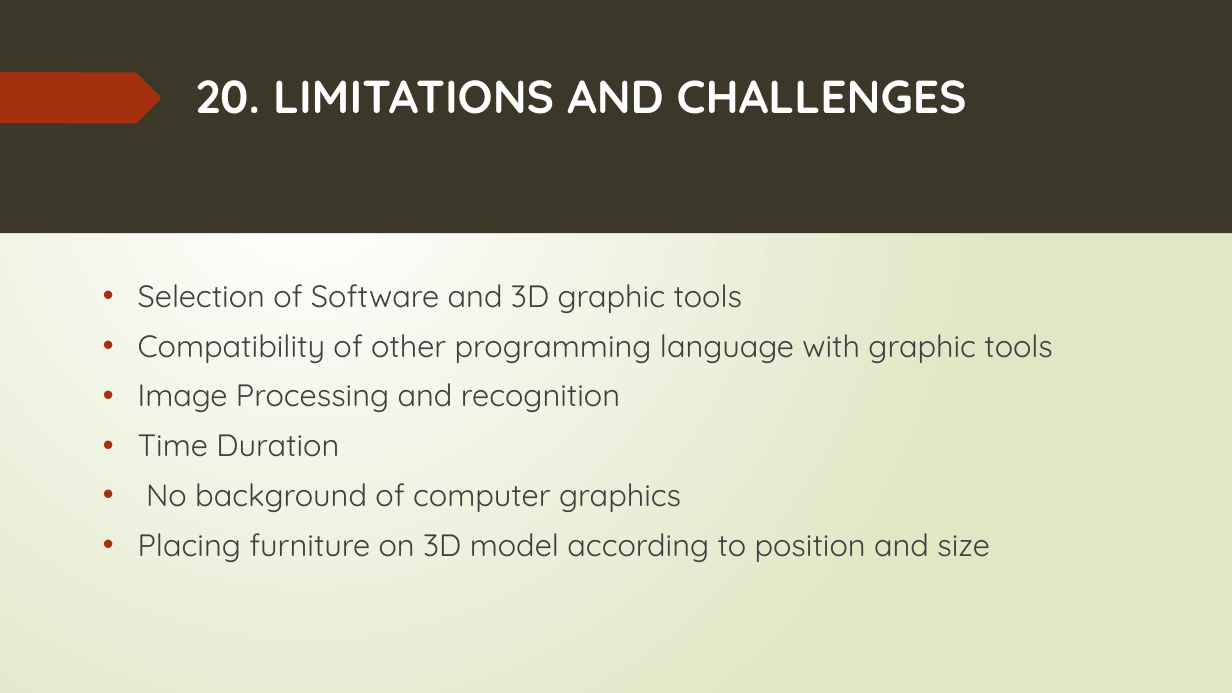
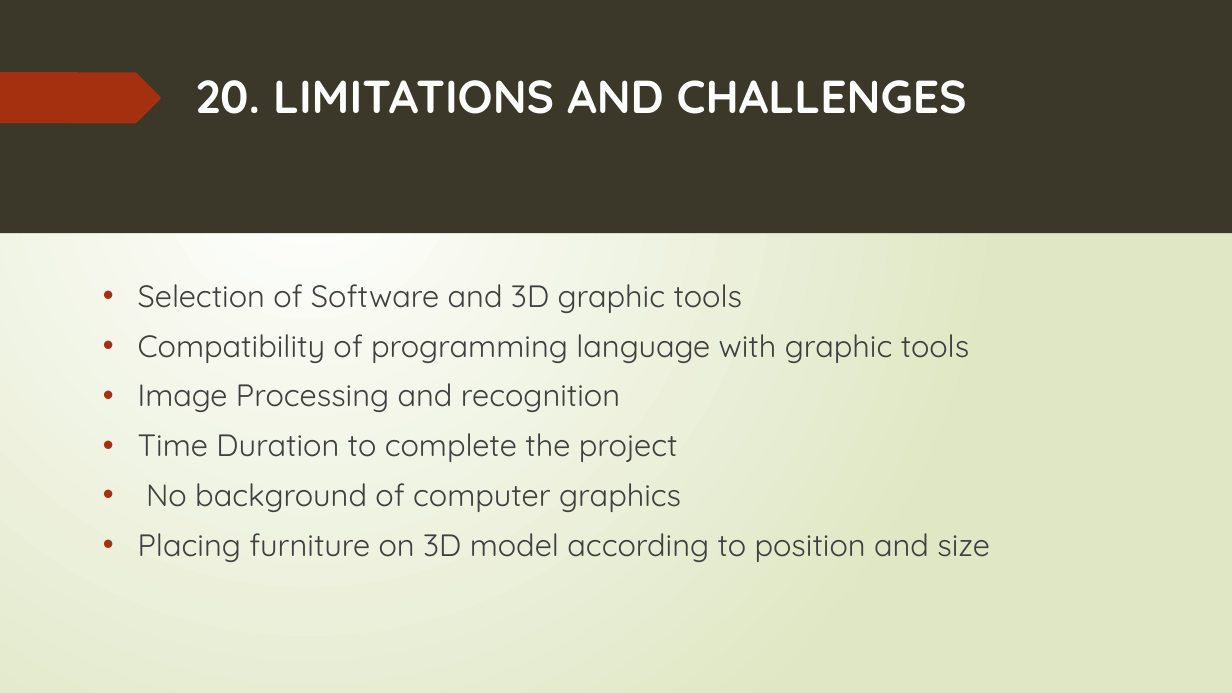
Before and after one commit to 15831944/2d-to-3d, a slide deck: slide 26 of Project slides.pptx (slide 24 before the commit). Drawn at 1232x693 pixels with LibreOffice and Linux fonts; fonts in the diff are those of the drawing. Boxes give left, top, right and bottom in pixels: in the first picture for what was removed or moved away, otherwise in the second. Text is boxed around its words. In the diff, an @@ line names an element or a change of style, - is before the commit and + after.

Commit message:
final project slides

```diff
--- a/Project slides.pptx
+++ b/Project slides.pptx
@@ text at (x1=138, y1=334, x2=969, y2=363): text changed @@
-• Compatibility of other programming language with graphic tools
+• Compatibility of programming language with graphic tools
@@ text at (x1=138, y1=433, x2=678, y2=462): text changed @@
-• Time Duration
+• Time Duration to complete the project
```
Also in this commit, not shown: 14 other slides changed, 3 slides added, 1 slide removed.
